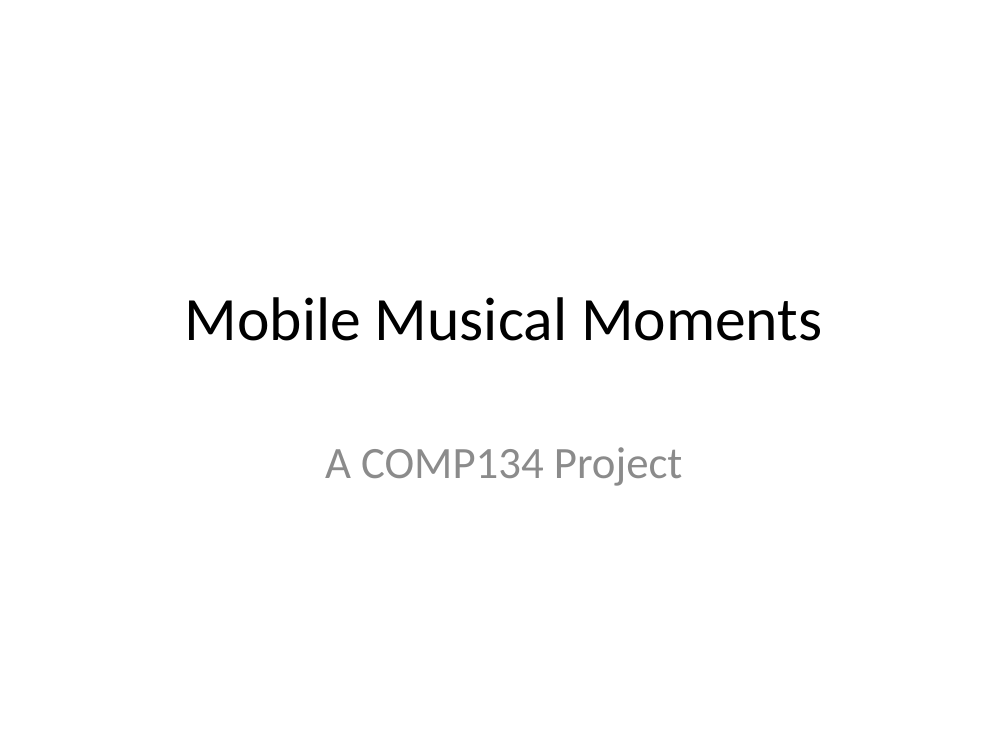
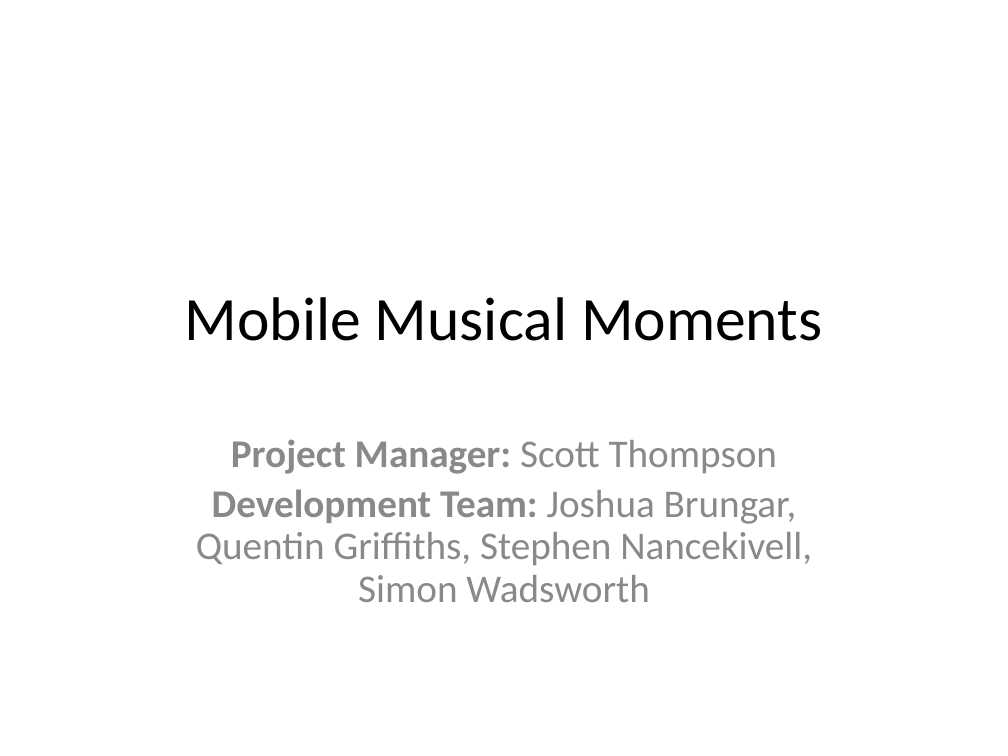
Before and after one commit to master20151121/mmoments, a slide deck: slide 1 of Mobile Musical Moments.pptx. Drawn at 1008x756 pixels with LibreOffice and Linux fonts; fonts in the diff are those of the drawing; background and template pictures are left out. Boxes give left, top, right and bottom in pixels: in the first picture for what was removed or moved away, otherwise in the second. Text is boxed around its words. In the diff, an @@ line names an element or a change of style, - is before the commit and + after.

```diff
--- a/Mobile Musical Moments.pptx
+++ b/Mobile Musical Moments.pptx
@@ subtitle at [196, 439, 812, 602]: text changed; size 32 to 28 pt; text colour #8C8C8C to #898989 @@
-A COMP134 Project
+Project Manager: Scott Thompson
+Development Team: Joshua Brungar, Quentin Griffiths, Stephen Nancekivell, Simon Wadsworth
```
Also in this commit, not shown: 2 other slides changed, 3 slides added, 23 other files.
